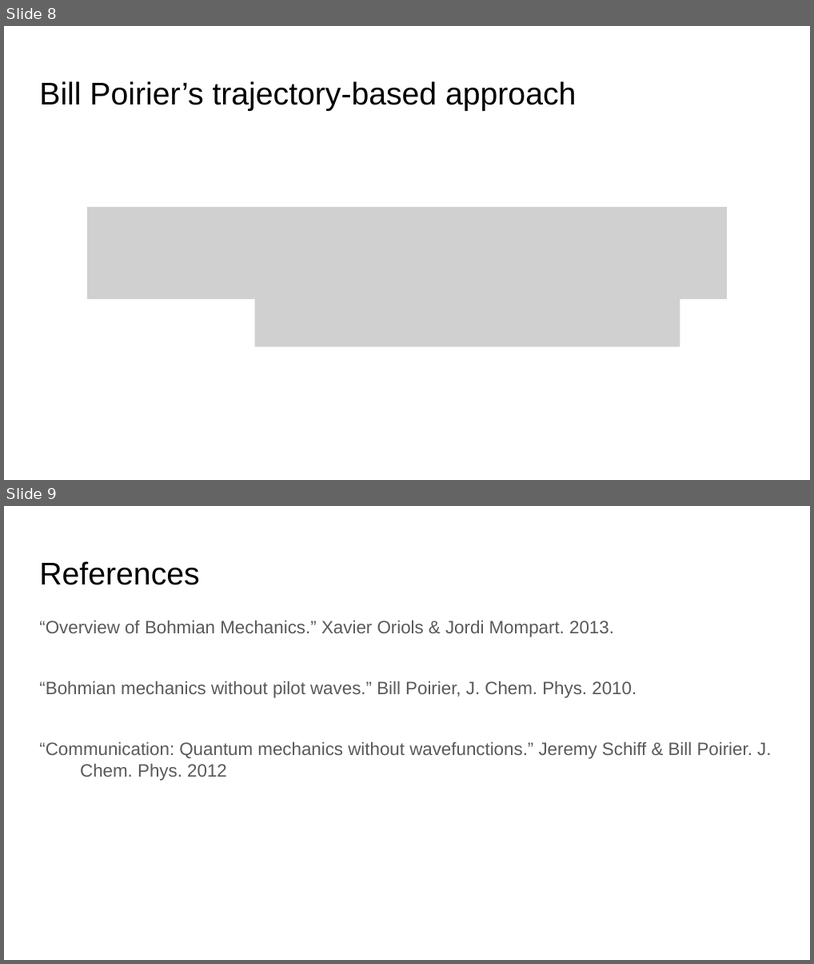
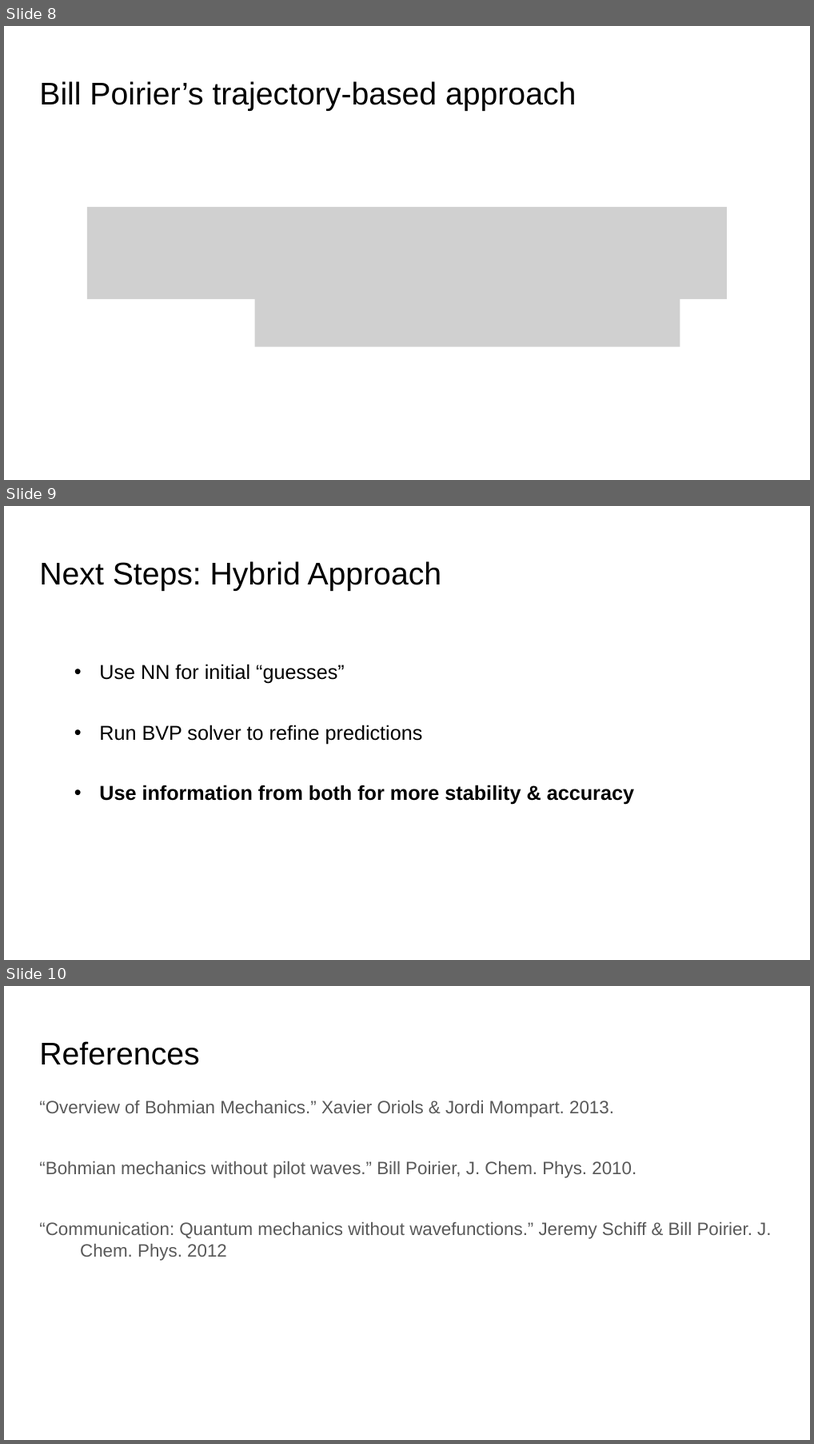
Before and after one commit to Totom3/bohmian-mechanics, a slide deck: presentation/Presentation.pptx. Shown one above the other, each under a label of ours: slides 8 and 9 before the commit, slides 8, 9 and 10 after it. The pictures are 814x964 and 814x1444 pixels, drawn with LibreOffice and Linux fonts; fonts in the diff are those of the drawing; grey boxes stand for pictures. Boxes give left, top, right and bottom in pixels: in the first picture for what was removed or moved away, otherwise in the second. Text is boxed around its words. In the diff, an @@ line names an element or a change of style, - is before the commit and + after.

Commit message:
Update PPT

```diff
--- a/presentation/Presentation.pptx
+++ b/presentation/Presentation.pptx
@@ slide 9 added at (4,506,810,960), background #FFFFFF @@
@@ title added at (39,561,442,591), 28 pt, text #000000 @@
+Next Steps: Hybrid Approach
@@ text added at (99,664,634,804), 18 pt, text #000000 @@
+• Use NN for initial “guesses”
+• Run BVP solver to refine predictions
+• Use information from both for more stability & accuracy
@@ what was slide 9 is now slide 10 @@
```
